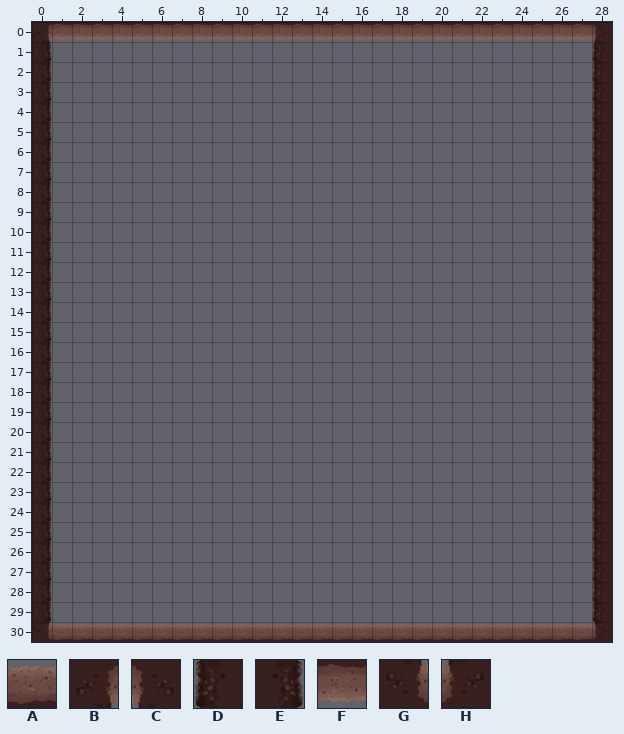
Tiled map, stored at assets/maps/MapLvl4ZonaAntagonistaFinal.tmx. That is the earlier state.
Cells are 64x64 px. Shown: x 0..28, y 0..30. Not drawn, because the pictures are missing: unchanged layers "Background", "Background #2".
Key: from "Tileset 3": A 1, B 7, C 9, D 10, E 12, F 21, G 27, H 29.
_ is an empty cell.
Layer "Map" before, first column x 0:
 0 BFFFFFFFFFFFFFFFFFFFFFFFFFFFC
 1 E___________________________D
 2 E___________________________D
 3 E___________________________D
 4 E___________________________D
 5 E___________________________D
 6 E___________________________D
 7 E___________________________D
 8 E___________________________D
 9 E___________________________D
10 E___________________________D
11 E___________________________D
12 E___________________________D
13 E___________________________D
14 E___________________________D
15 E___________________________D
16 E___________________________D
17 E___________________________D
18 E___________________________D
19 E___________________________D
20 E___________________________D
21 E___________________________D
22 E___________________________D
23 E___________________________D
24 E___________________________D
25 E___________________________D
26 E___________________________D
27 E___________________________D
28 E___________________________D
29 E___________________________D
30 GAAAAAAAAAAAAAAAAAAAAAAAAAAAH
New version:
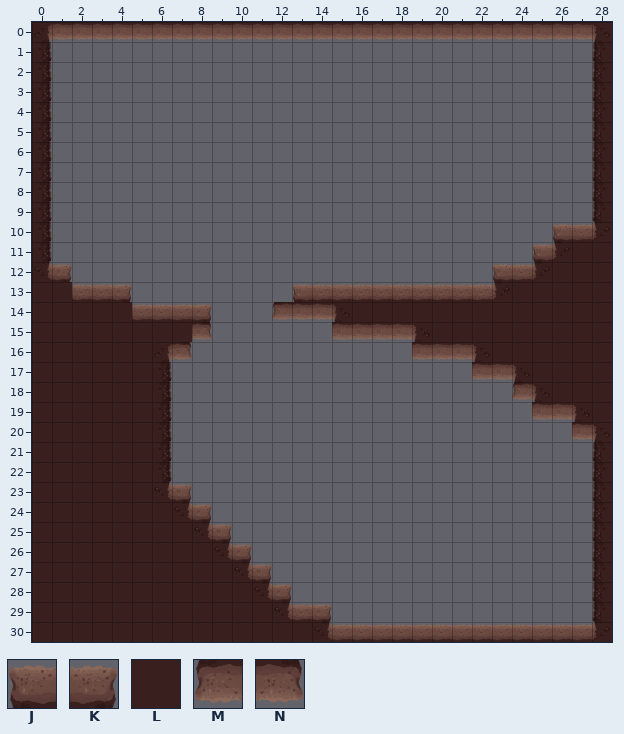
Further tiles: from "Tileset 3": J 0, K 2, L 4, M 20, N 22.
From old to new:
Layer "Map":
The edit adds tile A in row 10 at x 27; in row 12 at x 24; in row 13 at x 2 to 3 and 14 to 22; in row 14 at x 5 to 7; in row 29 at x 13.
The edit adds tile B in row 16 at x 6.
Tile D gives way to tile C in row 20 at x 28.
The edit adds tile C in row 14 at x 15; in row 15 at x 19; in row 16 at x 22; in row 17 at x 24; in row 18 at x 25; in row 19 at x 27.
The edit adds tile E in rows 17 to 22 at x 6.
The edit adds tile F in row 14 at x 13 to 14; in row 15 at x 15 to 18; in row 16 at x 19 to 21; in row 17 at x 22 to 23; in row 19 at x 25 to 26; in row 20 at x 27.
Tile A gives way to tile G in row 30 at x 14.
Tile E gives way to tile G in row 12 at x 0.
The edit adds tile G in row 23 at x 6; in row 24 at x 7; in row 25 at x 8; in row 26 at x 9; in row 27 at x 10; in row 28 at x 11.
The edit adds tile G in row 29 at x 12.
Tile D gives way to tile H in row 10 at x 28.
The edit adds tile H in row 11 at x 26; in row 12 at x 25; in row 13 at x 23.
The edit adds tile J in row 10 at x 26; in row 11 at x 25; in row 12 at x 23; in row 13 at x 13.
The edit adds tile K in row 12 at x 1; in row 13 at x 4; in row 14 at x 8; in row 23 at x 7; in row 24 at x 8; in row 25 at x 9.
The edit adds tile K in row 26 at x 10; in row 27 at x 11; in row 28 at x 12; in row 29 at x 14.
Tile A gives way to tile L in row 30 at x 1 to 13.
Tile D gives way to tile L in rows 11 to 19 at x 28.
Tile E gives way to tile L in rows 13 to 29 at x 0.
Tile G gives way to tile L in row 30 at x 0.
The edit adds tile L in row 11 at x 27; in row 12 at x 26 to 27; in row 13 at x 1 and 24 to 27; in row 14 at x 1 to 4 and 16 to 27; in row 15 at x 1 to 7 and 20 to 27; in row 16 at x 1 to 5 and 23 to 27.
The edit adds tile L in row 17 at x 1 to 5 and 25 to 27; in row 18 at x 1 to 5 and 26 to 27; in rows 19 to 23 at x 1 to 5; in row 24 at x 1 to 6; in row 25 at x 1 to 7; in row 26 at x 1 to 8.
The edit adds tile L in row 27 at x 1 to 9; in row 28 at x 1 to 10; in row 29 at x 1 to 11.
The edit adds tile M in row 14 at x 12; in row 18 at x 24.
The edit adds tile N in row 15 at x 8; in row 16 at x 7.
Changed places in both pictures, as pixel boxes (x1, y1, x2, y2):
changed: (34, 222, 610, 641)
